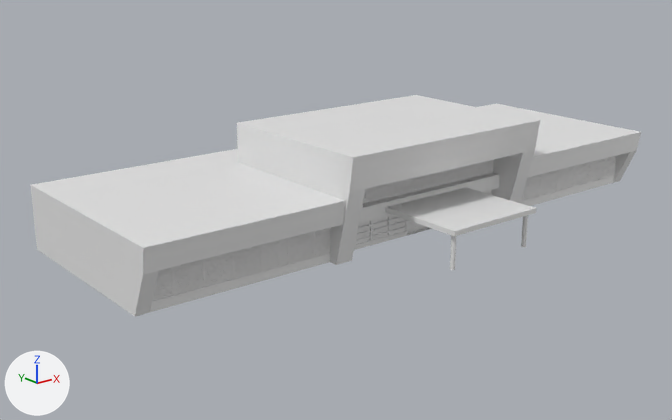
The Blender file Assets/Models/PrincipalPuerta2.blend, before and after one commit.
Camera for both pictures: a 50 mm lens placed at (-67.9, -68.9, 32.9), pointed at (-5.6, 9.0, 1.7). The axes (+X, +Y, +Z) are drawn at lower left. The lights are the same throughout.
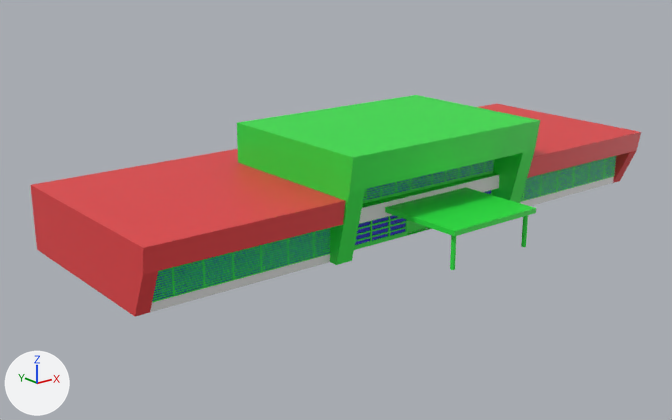
What changed in the scene script:
```text
Add mat_window:
    mat_window = principled_material('Window')
    mat_window.base_color = (0.00436, 0.0156, 0.704)  # blue #0e22da
Add mat_ladrillos:
    mat_ladrillos = principled_material('Ladrillos')
    mat_ladrillos.base_color = (0.8, 0.0524, 0.0572)  # red #e74144
Add mat_ladrillos2:
    mat_ladrillos2 = principled_material('Ladrillos2')
    mat_ladrillos2.base_color = (0.8, 0.8, 0.8)  # white #e7e7e7
Add mat_cubiertagrande:
    mat_cubiertagrande = principled_material('CubiertaGrande')
    mat_cubiertagrande.base_color = (0.0256, 0.8, 0.058)  # green #2ce744
Change me_cube:
    where me_cube.from_pydata(...)  # 2776 vertices, 2469 faces, 31 loose edges; spans x -35.0..0.0, y -9.7..22.0, z 0.0..11.5
    used by ob_cube; location = (0.0, 0.0, 0.0)
    me_cube part 1: 2454 of the faces centred in x -33.5..0.0, y -9.7..5.1, z 0.0..11.5 switch from no material to mat_cubiertagrande (green #2ce744)
    me_cube part 2: 2 of the faces centred in x -34.3..-33.5, y -1.0..-0.1, z 2.2..2.5 switch from no material to mat_ladrillos (red #e74144)
    me_cube part 3: 1 of the faces centred in x -35.0, y 7.9, z 3.7 switch from no material to mat_ladrillos (red #e74144)
    me_cube part 4: 1 of the faces centred in x -26.1, y -2.2, z 5.5 switch from no material to mat_ladrillos (red #e74144)
    me_cube part 5: 1 of the faces centred in x -16.2, y 9.1, z 7.0 switch from no material to mat_ladrillos (red #e74144)
    me_cube part 6: the 1 face centred in x -23.4, y 0.0, z 2.4 switches from no material to mat_window (blue #0e21da)
    me_cube part 7: the 1 face centred in x -6.7, y 1.4, z 1.6 switches from no material to mat_window (blue #0e21da)
    me_cube part 8: the 1 face centred in x -5.8, y 1.3, z 6.4 switches from no material to mat_window (blue #0e21da)
    add me_cube.materials.append(mat_window)  # blue #0e22da
    add me_cube.materials.append(mat_ladrillos2)  # white #e7e7e7
```

Where the change shows, as pixel boxes [x1, y1, x2, y2] in the pictures (672 x 420 px):
part 1 of me_cube, recoloured (white to green): [152, 95, 616, 302] in both
part 2 of me_cube, recoloured (white to red): [135, 151, 636, 316] in both
part 3 of me_cube, recoloured (white to red): [31, 185, 143, 316] in both
part 4 of me_cube, recoloured (white to red): [143, 132, 641, 275] in both
part 5 of me_cube, recoloured (white to red): [32, 104, 639, 248] in both
part 6 of me_cube, recoloured (white to green): [152, 157, 615, 301] in both
part 7 of me_cube, recoloured (white to blue): [355, 191, 491, 245] in both
part 8 of me_cube, recoloured (white to green): [364, 161, 493, 200] in both
